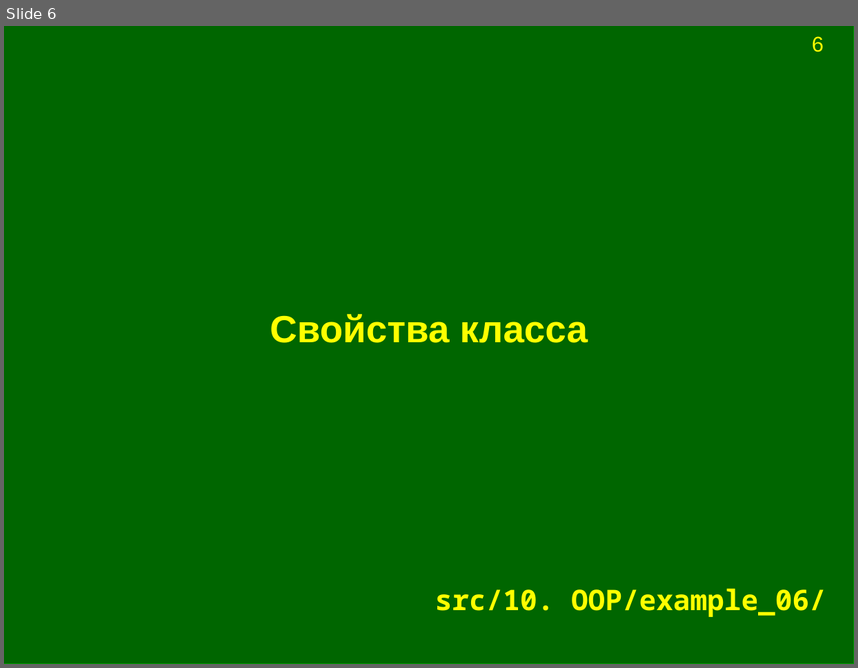
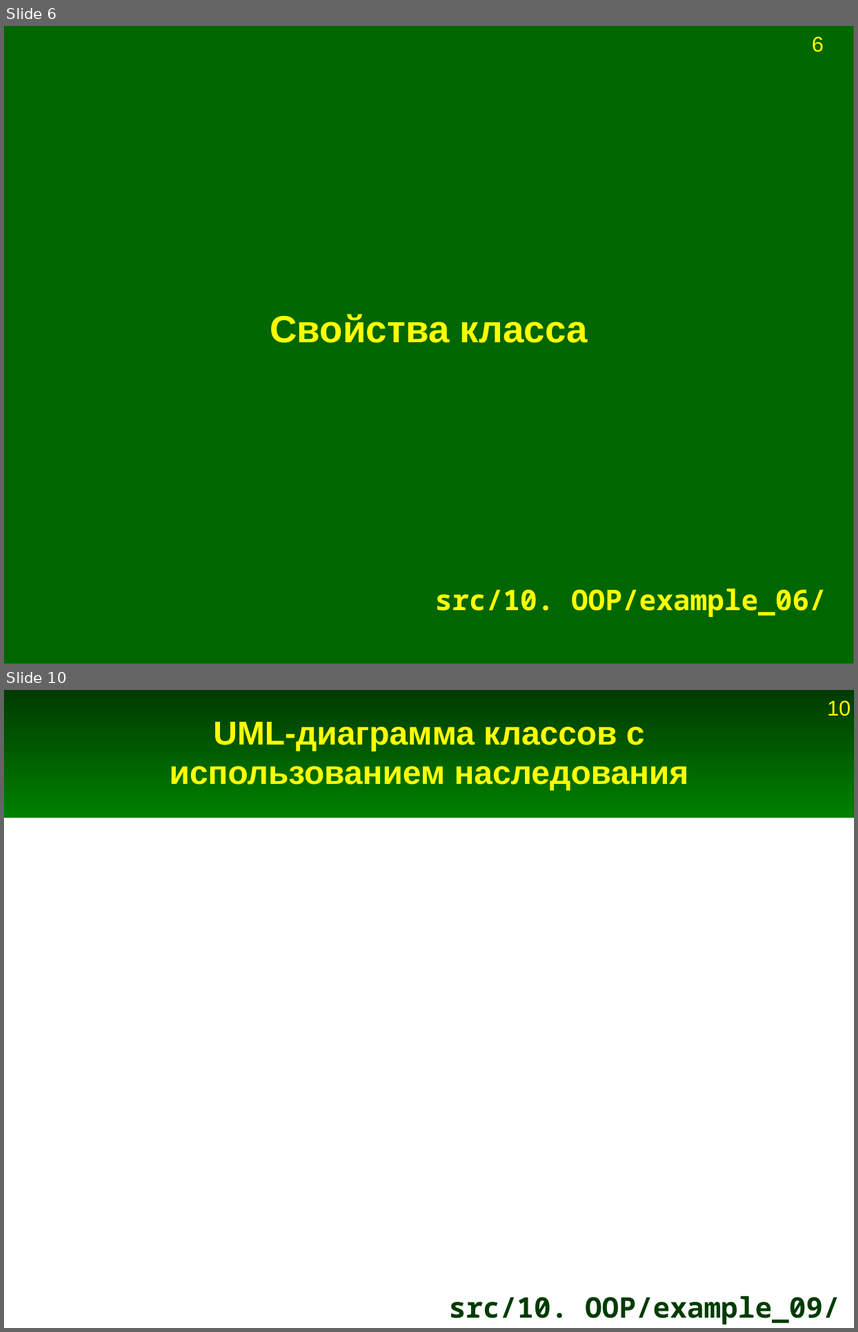
Before and after one commit to Jenyay/modelling, a slide deck: python language/presentations/12. OOP.odp. Shown one above the other, each under a label of ours: slide 6 before the commit, slides 6 and 10 after it; the slides between them are not shown. The pictures are 858x668 and 858x1332 pixels, drawn with LibreOffice and Linux fonts; fonts in the diff are those of the drawing. Boxes give left, top, right and bottom in pixels: in the first picture for what was removed or moved away, otherwise in the second. Text is boxed around its words. In the diff, an @@ line names an element or a change of style, - is before the commit and + after.

```diff
--- a/python language/presentations/12. OOP.odp
+++ b/python language/presentations/12. OOP.odp
@@ slide 10 added at [4,690,854,1328], background #FFFFFF @@
@@ rectangle added at [4,690,854,818], fill gradient #003B00 to #008000 @@
@@ page number added at [827,700,851,716], 18 pt, text #FFFF00 @@
+10
@@ title added at [170,722,689,791], 28 pt, text #FFFF00, bold @@
+UML-диаграмма классов с использованием наследования
@@ title added at [449,1295,840,1324], 24 pt, text #003B00, bold @@
+src/10. OOP/example_09/
```
Also in this commit, not shown: 7 other slides added, 25 other files.
